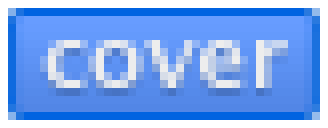
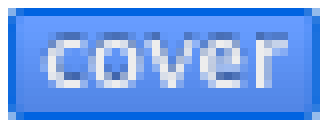
Layers edited between the first and the second 328x128 image:
pixels changed over [left=40, top=32, right=288, bottom=96] (layer not identified)
